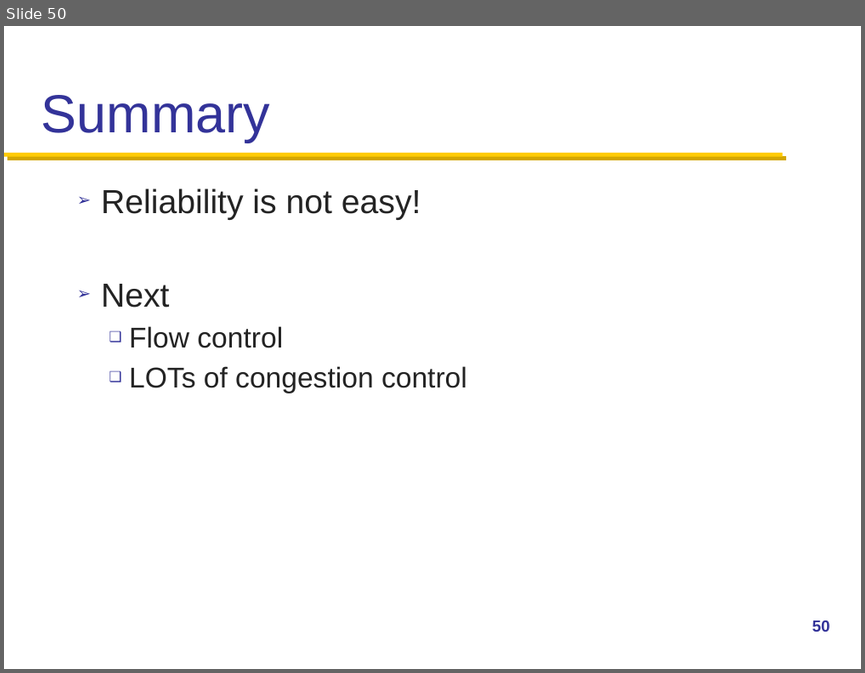
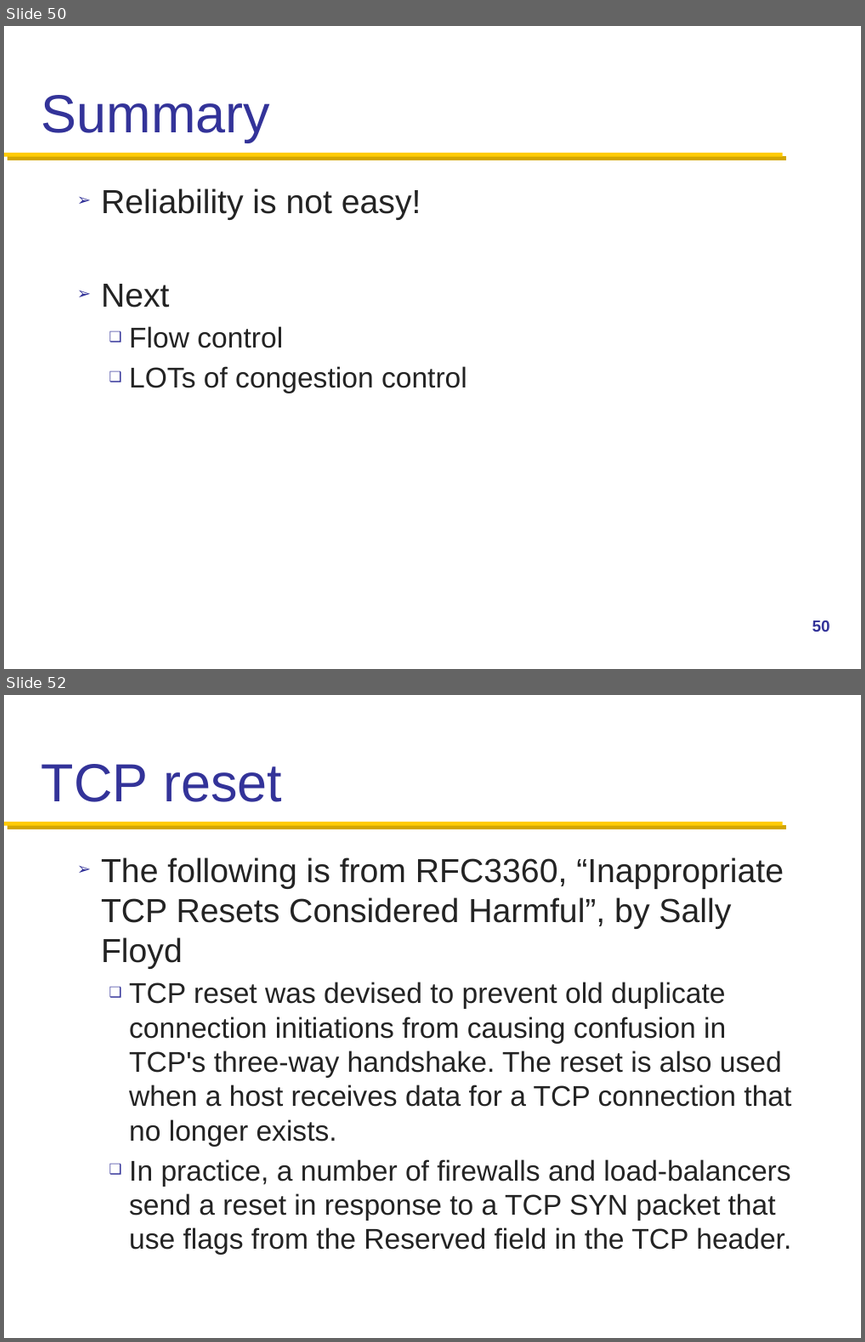
Before and after one commit to henryhxu/CSCI4430-ESTR4120, a slide deck: lecture/lec7.pptx. Shown one above the other, each under a label of ours: slide 50 before the commit, slides 50 and 52 after it; the slides between them are not shown. The pictures are 865x673 and 865x1342 pixels, drawn with LibreOffice and Linux fonts; fonts in the diff are those of the drawing. Boxes give left, top, right and bottom in pixels: in the first picture for what was removed or moved away, otherwise in the second. Text is boxed around its words. In the diff, an @@ line names an element or a change of style, - is before the commit and + after.

Commit message:
added slides on tcp reset

```diff
--- a/lecture/lec7.pptx
+++ b/lecture/lec7.pptx
@@ slide 52 added at (4,695,861,1338), background #FFFFFF; not listed: 1 template element that a slide beside it also shows @@
@@ title added at (41,764,282,802), 45 pt, text #333399 @@
+TCP reset
@@ text added at (101,857,791,1254), 24 pt, text #232323 @@
+➢ The following is from RFC3360, “Inappropriate TCP Resets Considered Harmful”, by Sally Floyd
+  ❑ TCP reset was devised to prevent old duplicate connection initiations from causing confusion in TCP's three-way handshake. The reset is also used when a host receives data for a TCP connection that no longer exists.
+  ❑ In practice, a number of firewalls and load-balancers send a reset in response to a TCP SYN packet that use flags from the Reserved field in the TCP header.
```
Also in this commit, not shown: 2 other slides added.
